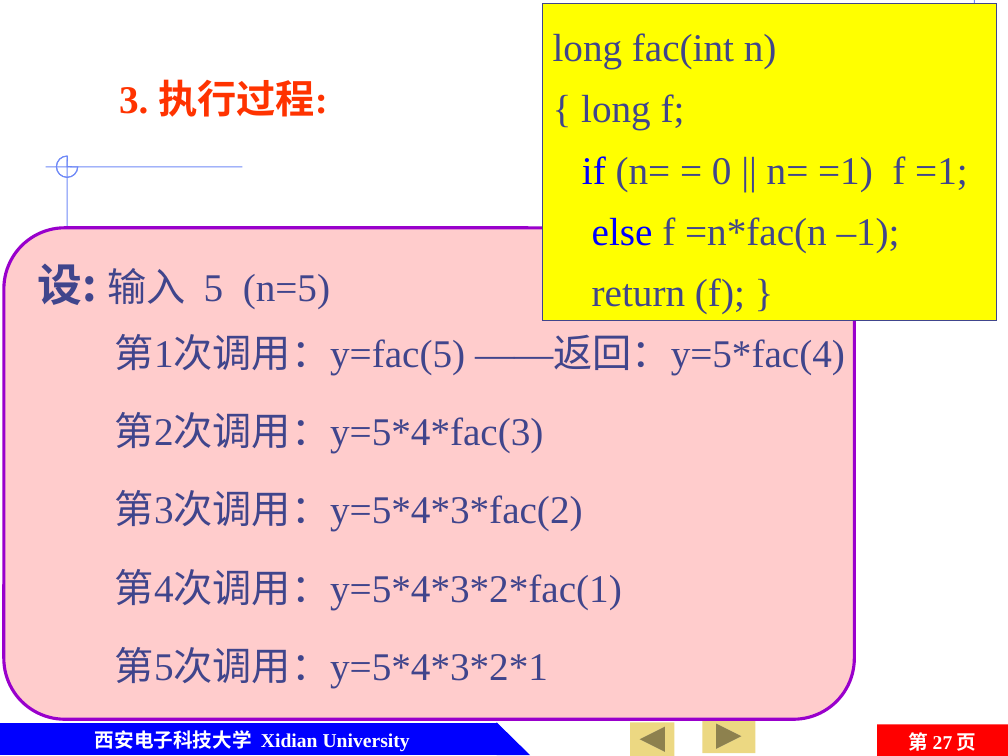
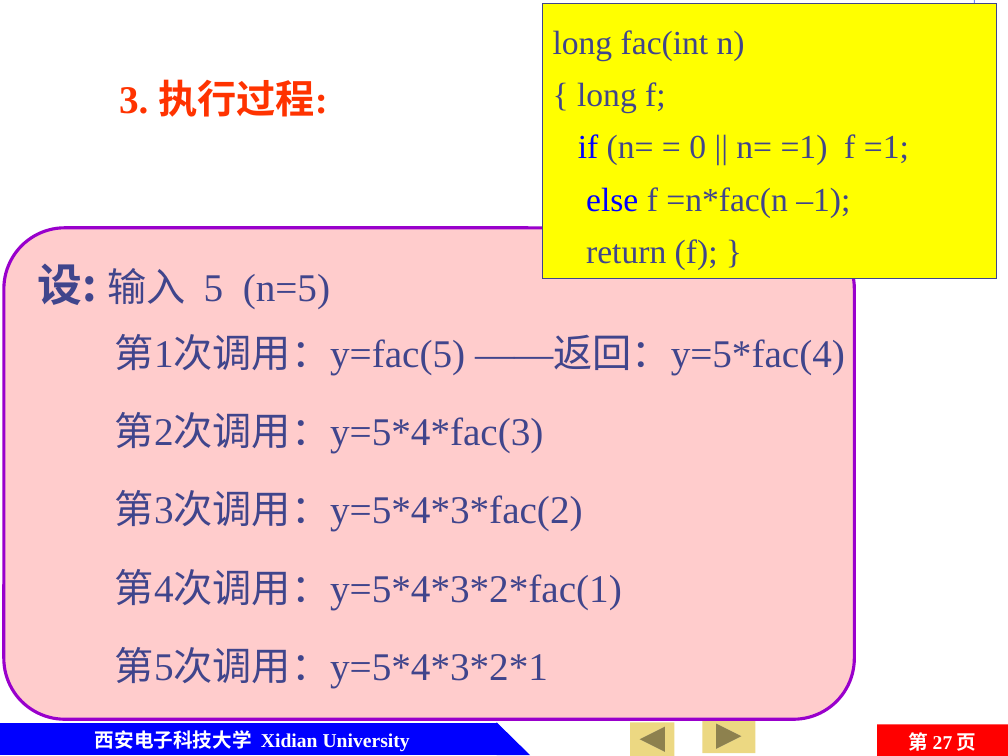
Before and after one commit to jtrfid/C-Repositories, a slide deck: slide 27 of 2016/C语言/课件/第7章 函数及变量存储类型.pptx. Drawn at 1008x756 pixels with LibreOffice and Linux fonts; fonts in the diff are those of the drawing; background and template pictures are left out. Boxes give left, top, right and bottom in pixels: in the first picture for what was removed or moved away, otherwise in the second. Text is boxed around its words. In the diff, an @@ line names an element or a change of style, - is before the commit and + after.

```diff
--- a/2016/C语言/课件/第7章 函数及变量存储类型.pptx
+++ b/2016/C语言/课件/第7章 函数及变量存储类型.pptx
@@ rectangle "long fac(int n) { long ...": place and size @@
-rectangle "long fac(int n) { long ..." at <box>542,3,996,320</box>
+rectangle "long fac(int n) { long ..." at <box>542,3,996,278</box>
@@ rectangle "long fac(int n) { long ..." at <box>542,3,996,278</box>: size 28 to 24 pt; less space between paragraphs @@
@@ line removed from (242, 167) to (45, 167) @@
@@ freeform shape removed at <box>56,156,78,177</box> @@
@@ line removed from (68, 156) to (68, 412) @@
```
Also in this commit, not shown: 61 other slides changed, 1 slide added, 3 other files.
